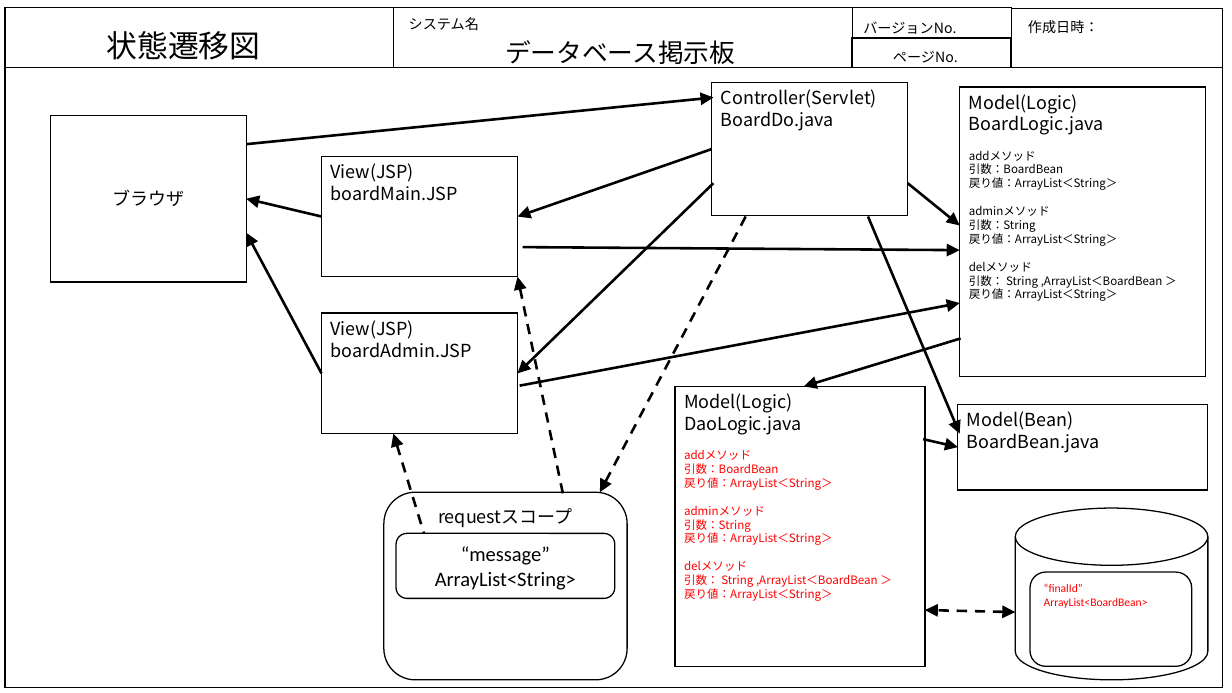
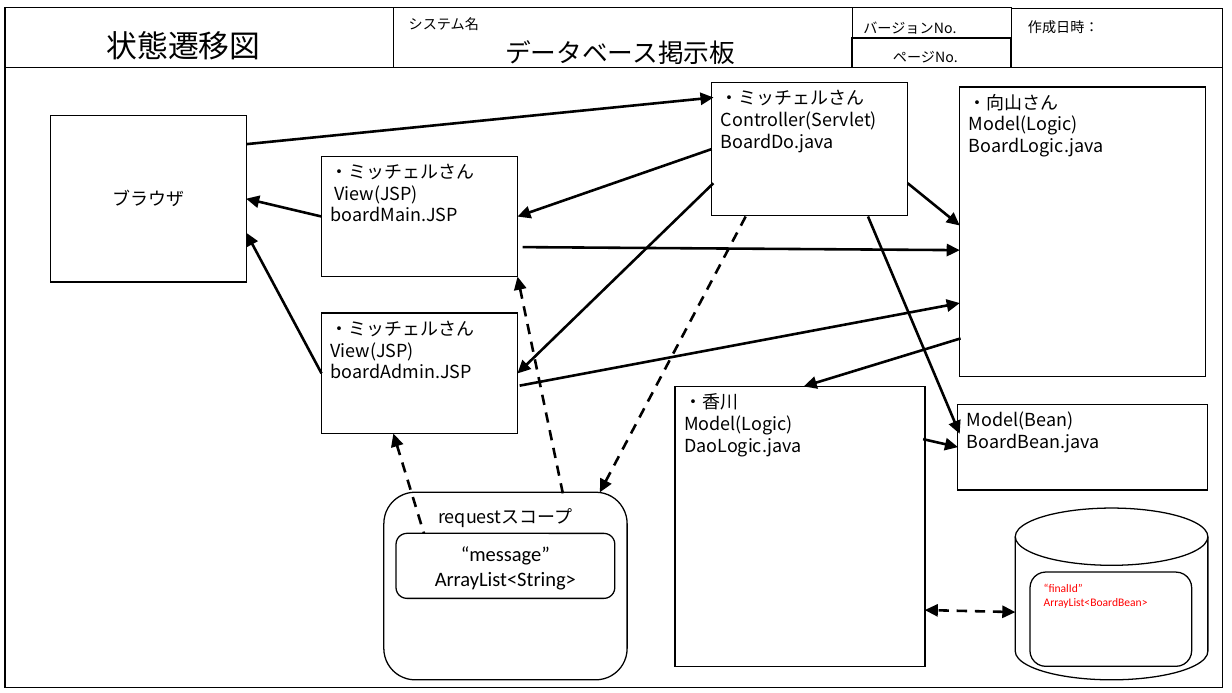
Before and after one commit to java201710/java, a slide deck: slide 2 of データベース掲示板/状態遷移図_DB.pptx. Drawn at 1232x693 pixels with LibreOffice and Linux fonts; fonts in the diff are those of the drawing. Boxes give left, top, right and bottom in pixels: in the first picture for what was removed or moved away, otherwise in the second. Text is boxed around its words. In the diff, an @@ line names an element or a change of style, - is before the commit and + after.

```diff
--- a/データベース掲示板/状態遷移図_DB.pptx
+++ b/データベース掲示板/状態遷移図_DB.pptx
@@ text in rectangle at <box>721,89,865,106</box>: paragraph added @@
+・ミッチェルさん
@@ text in rectangle at <box>969,94,1104,157</box>: text changed; size 9 to 14 pt @@
-Model(Logic)
-BoardLogic.java
-addメソッド
-引数：BoardBean
-戻り値：ArrayList＜String＞
-adminメソッド
-引数：String
-戻り値：ArrayList＜String＞
-delメソッド
-引数： String ,ArrayList＜BoardBean ＞
-戻り値：ArrayList＜String＞
+・向山さん
+Model(Logic)
+BoardLogic.java
@@ text in rectangle at <box>331,163,475,180</box>: paragraph added @@
+・ミッチェルさん
@@ text in rectangle at <box>331,320,475,337</box>: paragraph added @@
+・ミッチェルさん
@@ text in rectangle at <box>684,393,738,410</box>: paragraph added @@
+・香川
@@ text in rectangle at <box>684,450,878,601</box>: paragraphs removed @@
-addメソッド
-引数：BoardBean
-戻り値：ArrayList＜String＞
-adminメソッド
-引数：String
-戻り値：ArrayList＜String＞
-delメソッド
-引数： String ,ArrayList＜BoardBean ＞
-戻り値：ArrayList＜String＞
```
Also in this commit, not shown: 2 other files.
